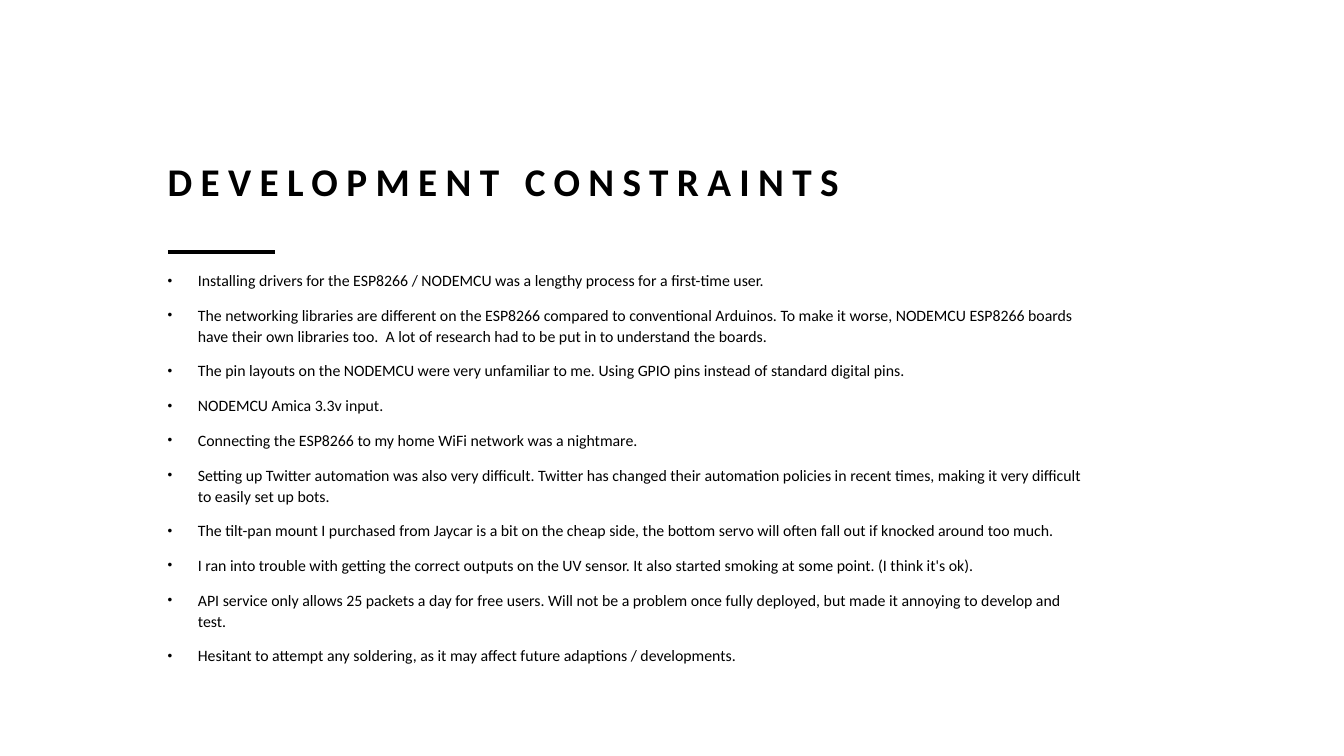
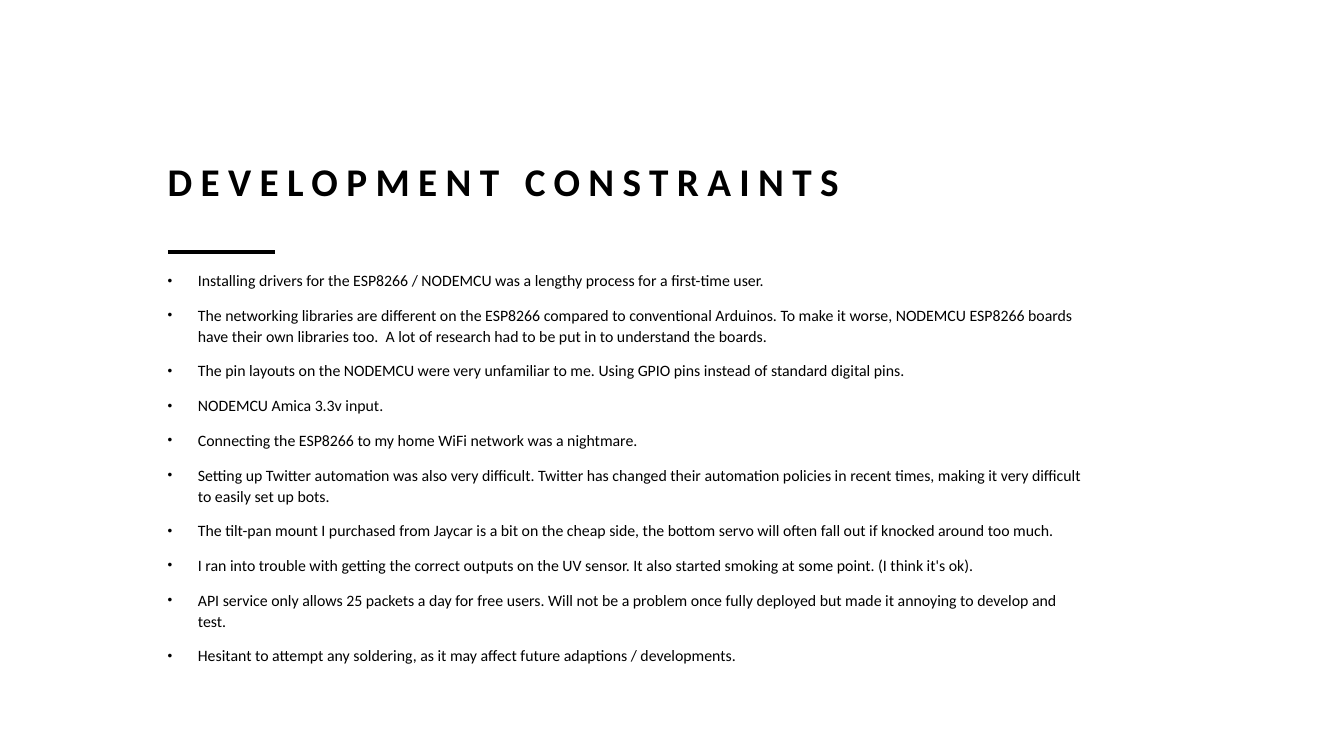
Before and after one commit to Boreyev/ID620_Projects_CALLIT1, a slide deck: slide 22 of Project02_IkeCallaghan/Presentation.pptx. Drawn at 1344x756 pixels with LibreOffice and Linux fonts; fonts in the diff are those of the drawing. Boxes give left, top, right and bottom in pixels: in the first picture for what was removed or moved away, otherwise in the second. Text is boxed around its words. In the diff, an @@ line names an element or a change of style, - is before the commit and + after.

```diff
--- a/Project02_IkeCallaghan/Presentation.pptx
+++ b/Project02_IkeCallaghan/Presentation.pptx
@@ text at [198,595,1056,627]: text changed @@
-• API service only allows 25 packets a day for free users. Will not be a problem once fully deployed, but made it annoying to develop and test.
+• API service only allows 25 packets a day for free users. Will not be a problem once fully deployed but made it annoying to develop and test.
```
Also in this commit, not shown: 4 other slides changed.
